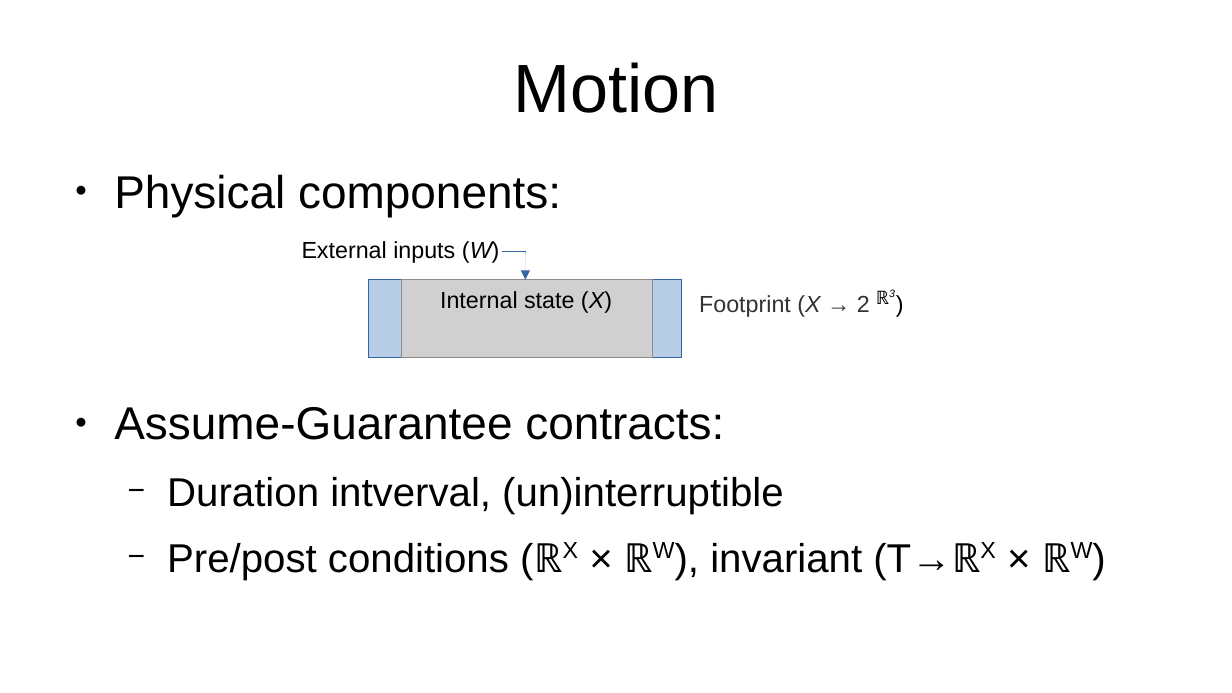
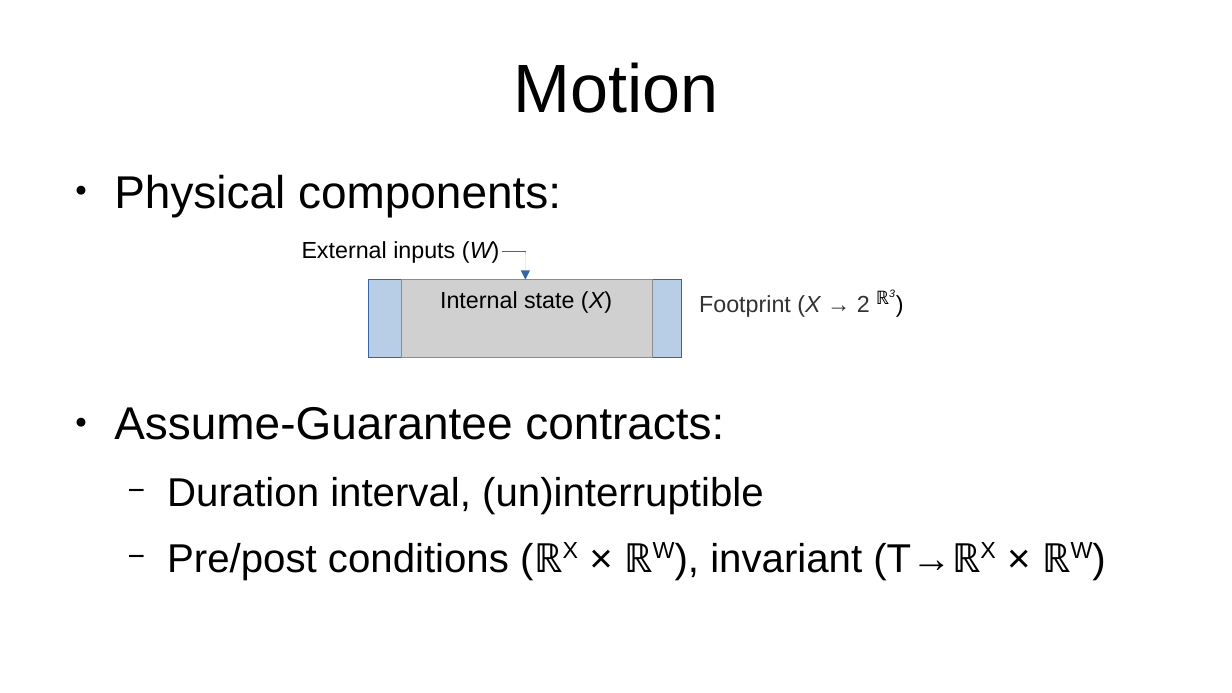
Before and after one commit to dzufferey/presentations, a slide deck: slide 11 of 2020_10_2_CPEC/msc.odp. Drawn at 1232x693 pixels with LibreOffice and Linux fonts; fonts in the diff are those of the drawing; grey boxes stand for pictures. Boxes give left, top, right and bottom in pixels: in the first picture for what was removed or moved away, otherwise in the second. Text is boxed around its words. In the diff, an @@ line names an element or a change of style, - is before the commit and + after.

Commit message:
fix typo

```diff
--- a/2020_10_2_CPEC/msc.odp
+++ b/2020_10_2_CPEC/msc.odp
@@ text at (167,477,763,514): text changed @@
-  − Duration intverval, (un)interruptible
+  − Duration interval, (un)interruptible
```
